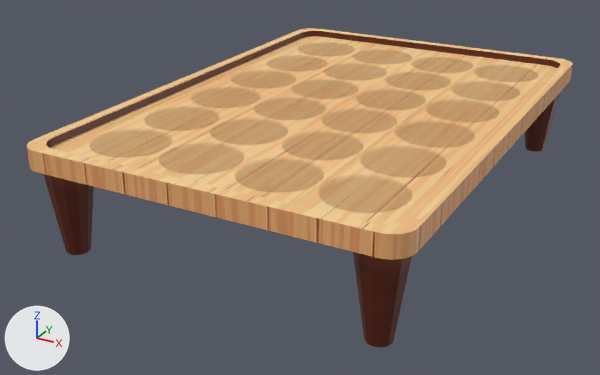
An edit to the FBX model Assets/Resources/Pieces/table_2.fbx, drawn before and after from the same camera.
Both versions are drawn from a 50 mm camera at (0.1162, -0.2382, 0.1177) aimed at (-0.0086, -0.0112, 0.0042). The axes (+X, +Y, +Z) are drawn at lower left. The lights are the same throughout. Where no turn or scale is listed for an object, it has been applied to the vertices.

Before the edit, the objects in view are built like this:
```python
me_mesh = bpy.data.meshes.new('Mesh')
me_mesh.from_pydata(...)  # 250 vertices, 171 faces; spans x -0.059..0.059, y -0.085..0.085, z 0.0..0.034
# faces by material slot: [170, 1]
me_mesh.materials.append(mat_wood)  # picture img_wood_jpg
me_mesh.materials.append(mat_shadow)
ob_table_2 = bpy.data.objects.new('table_2', me_mesh)
ob_table_2.location = (0.0, 0.0, 0.0)
```
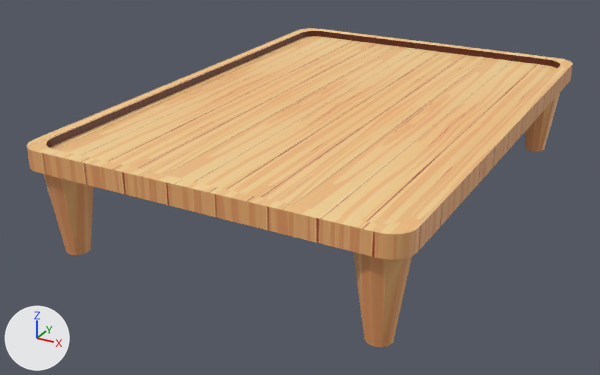
Pixel boxes [x1, y1, x2, y2] of what changed, in the pictures (600 x 375 px):
part 1 of me_mesh, deleted: before [93, 49, 537, 213]
part 2 of me_mesh, surface changed (red to brown): [44, 93, 560, 347] in both

What the commit changed:
me_mesh is used by ob_table_2; location (0.0, 0.0, 0.0).
me_mesh had 250 vertices, 171 faces and spanned x -0.059..0.059, y -0.085..0.085, z 0.0..0.034.
me_mesh now has 246 vertices, 170 faces and spans x -0.059..0.059, y -0.085..0.085, z 0.0..0.034.
me_mesh part 1: the loose piece of 4 vertices spanning x -0.049..0.051, y -0.075..0.075, z 0.032 is deleted.
me_mesh part 2: 48 kept faces spanning x -0.057..0.057, y -0.083..0.083, z 0.0..0.028 get new texture (UV) coordinates.
me_mesh no longer uses material mat_shadow.
